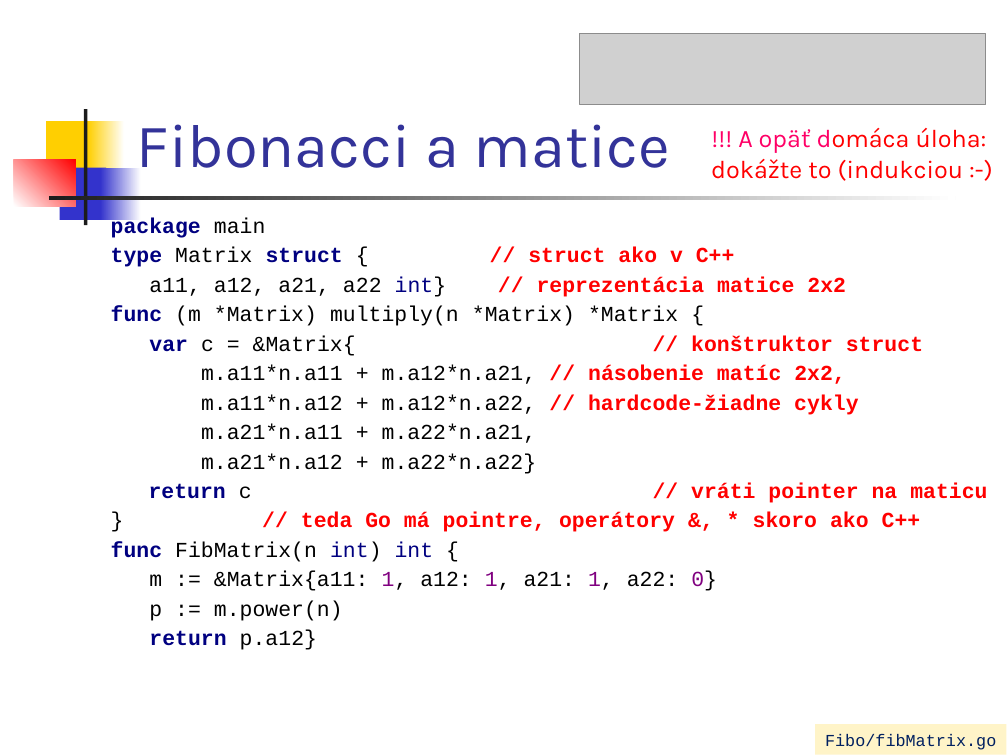
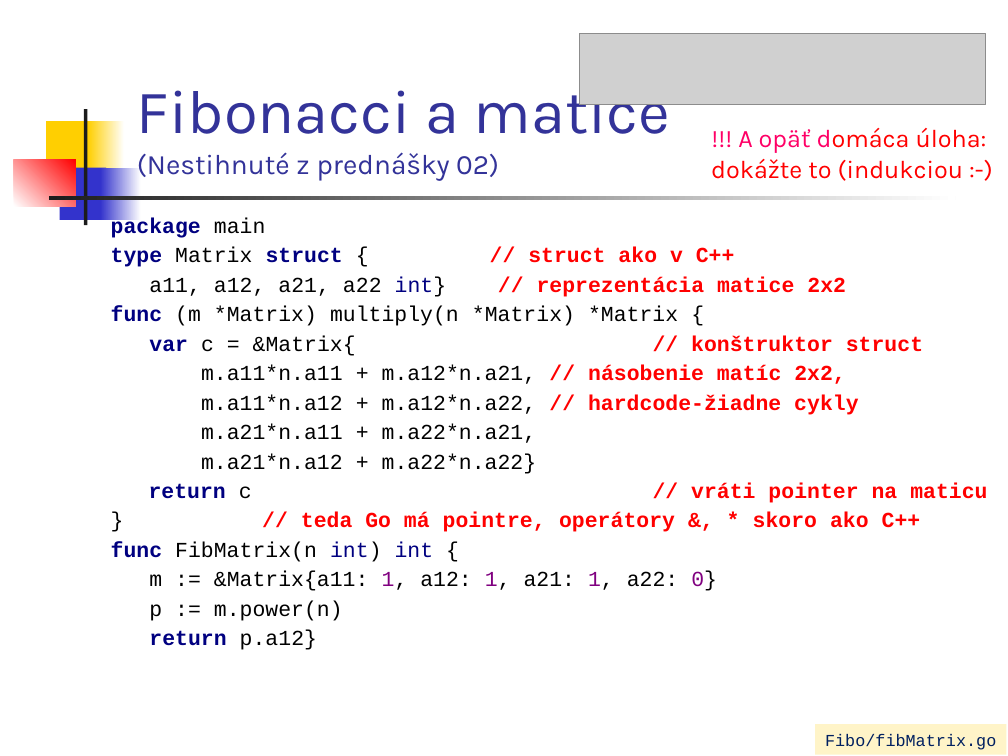
Before and after one commit to paradigmy/Prednasky, a slide deck: slide 30 of 02/go1.ppt (slide 27 before the commit). Drawn at 1008x756 pixels with LibreOffice and Linux fonts; fonts in the diff are those of the drawing; grey boxes stand for pictures. Boxes give left, top, right and bottom in pixels: in the first picture for what was removed or moved away, otherwise in the second. Text is boxed around its words. In the diff, an @@ line names an element or a change of style, - is before the commit and + after.

```diff
--- a/02/go1.ppt
+++ b/02/go1.ppt
@@ title at (137, 78, 670, 181): text changed; size 44 to 20 pt @@
-Fibonacci a matice
+Fibonacci a matice
+(Nestihnuté z prednášky 02)
```
Also in this commit, not shown: 3 slides added, 2 other files.
